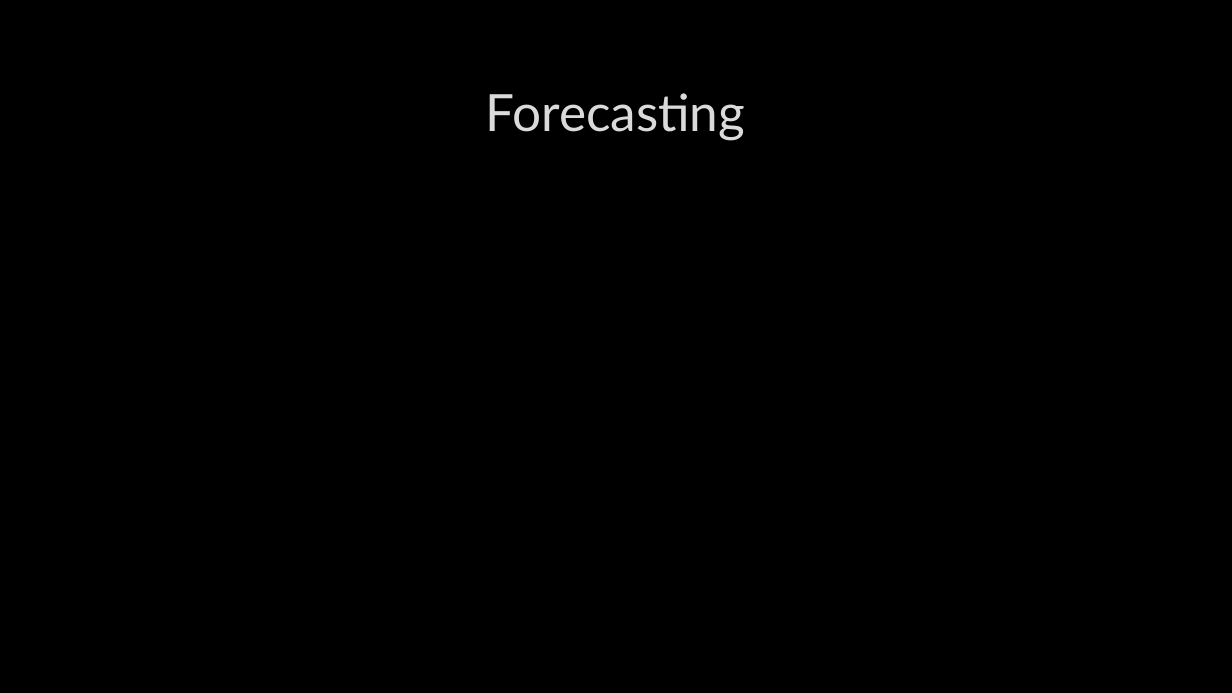
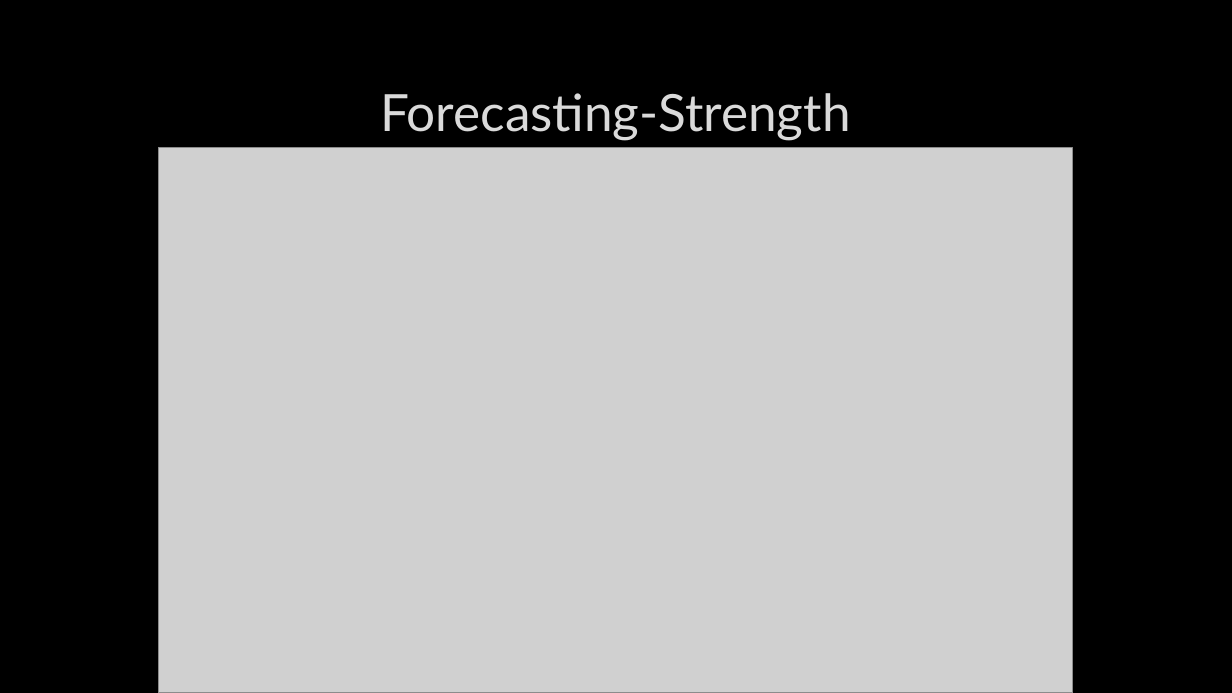
Before and after one commit to Hounder23/LHL-CAPSTONE, a slide deck: slide 9 of LHL – CAPSTONE.pptx (slide 8 before the commit). Drawn at 1232x693 pixels with LibreOffice and Linux fonts; fonts in the diff are those of the drawing; grey boxes stand for pictures; background and template pictures are left out. Boxes give left, top, right and bottom in pixels: in the first picture for what was removed or moved away, otherwise in the second. Text is boxed around its words. In the diff, an @@ line names an element or a change of style, - is before the commit and + after.

```diff
--- a/LHL – CAPSTONE.pptx
+++ b/LHL – CAPSTONE.pptx
@@ title at (380,93,851,140): text changed @@
-Forecasting
+Forecasting-Strength
@@ picture added at (158,148,1073,693) @@
```
Also in this commit, not shown: 5 other slides changed, 5 slides added, 1 slide removed, 6 other files.
